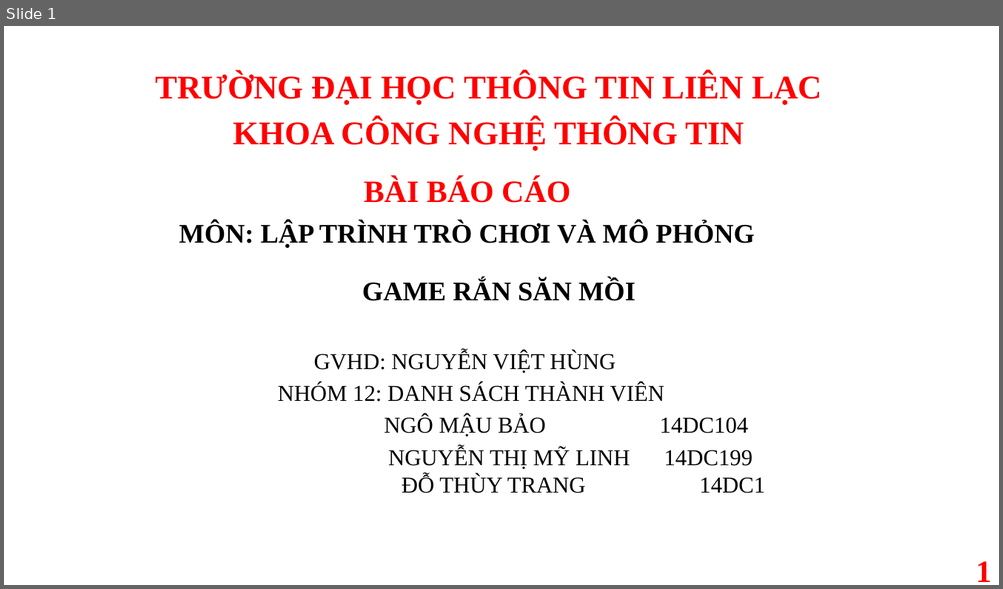
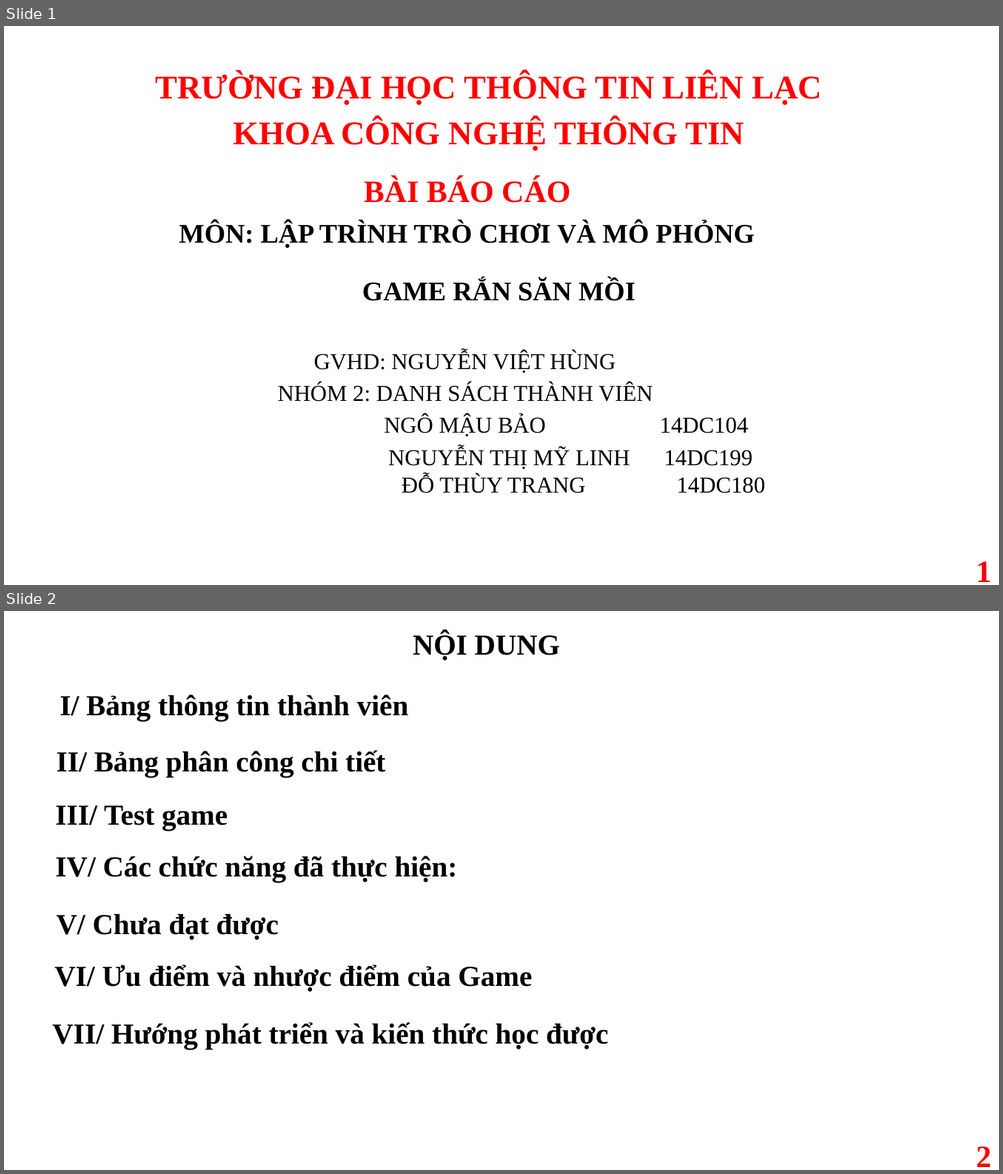
Before and after one commit to LapTrinhTroChoiVaMoPhong/GameRanSanMoi, a slide deck: Game.pptx. Shown one above the other, each under a label of ours: slide 1 before the commit, slides 1 and 2 after it. The pictures are 1003x589 and 1003x1174 pixels, drawn with LibreOffice and Linux fonts; fonts in the diff are those of the drawing; background and template pictures are left out. Boxes give left, top, right and bottom in pixels: in the first picture for what was removed or moved away, otherwise in the second. Text is boxed around its words. In the diff, an @@ line names an element or a change of style, - is before the commit and + after.

```diff
--- a/Game.pptx
+++ b/Game.pptx
@@ slide 2 added at (4, 611, 999, 1170), background picture (left out) @@
@@ text added at (412, 632, 560, 661), 28 pt, text #000000, bold @@
+NỘI DUNG
@@ text added at (60, 695, 409, 721), 28 pt, text #000000, bold @@
+I/ Bảng thông tin thành viên
@@ text added at (57, 750, 385, 777), 28 pt, text #000000, bold @@
+II/ Bảng phân công chi tiết
@@ text added at (55, 806, 227, 831), 28 pt, text #000000, bold @@
+III/ Test game
@@ text added at (55, 856, 458, 882), 28 pt, text #000000, bold @@
+IV/ Các chức năng đã thực hiện:
@@ text added at (57, 914, 279, 940), 28 pt, text #000000, bold @@
+V/ Chưa đạt được
@@ text added at (54, 965, 532, 991), 28 pt, text #000000, bold @@
+VI/ Ưu điểm và nhược điểm của Game
@@ text added at (52, 1022, 608, 1050), 28 pt, text #000000, bold @@
+VII/ Hướng phát triển và kiến thức học được
@@ page number added at (976, 1147, 991, 1167), 30 pt, text #FF0000, bold @@
+2
@@ slide 1 changed as well @@
@@ text at (278, 383, 652, 402): text changed @@
-NHÓM 12: DANH SÁCH THÀNH VIÊN
+NHÓM 2: DANH SÁCH THÀNH VIÊN
@@ text at (388, 448, 765, 494): text changed @@
-NGUYỄN THỊ MỸ LINH 14DC199 ĐỖ THÙY TRANG 14DC1
+NGUYỄN THỊ MỸ LINH 14DC199 ĐỖ THÙY TRANG 14DC180
```
Also in this commit, not shown: 4 other slides changed, 4 other slides added, 3 other files.
